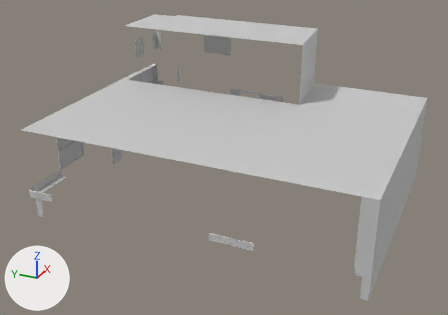
Two versions of the FBX model Assets/FBX/City/Building_02/Fbx/Building_02.FBX, one commit apart.
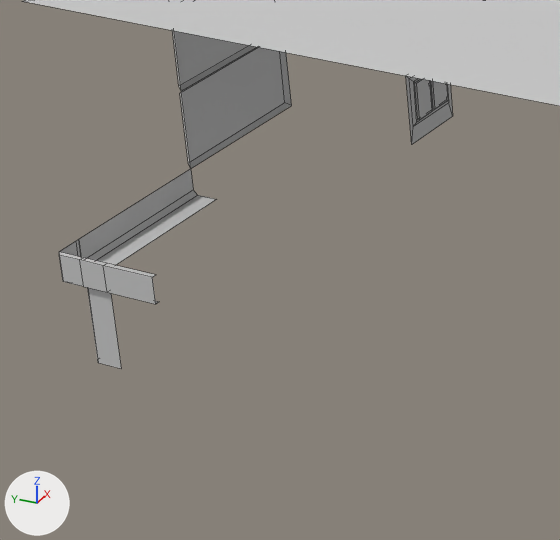
The first picture shows the older version from a 50 mm camera at (-0.634, -0.562, 0.413) aimed at (0.115, -0.225, 0.038). The close-ups show both versions on the part from 3% to 33% of the width and 41% to 82% of the height of that picture; other places that the commit changed are outside them. Every picture has the same lights, and +X, +Y and +Z are marked at lower left. The close-ups show mesh edges as thin lines. Where no turn or scale is listed for an object, it has been applied to the vertices. Vertices at the same position are counted once.

Names of what the first close-up shows: 'B02_Carton', 'B02_Corner (1)', 'B02_FrontPane(1)', 'B02_Glass (1)', 'B02_PanelLight (1)'.
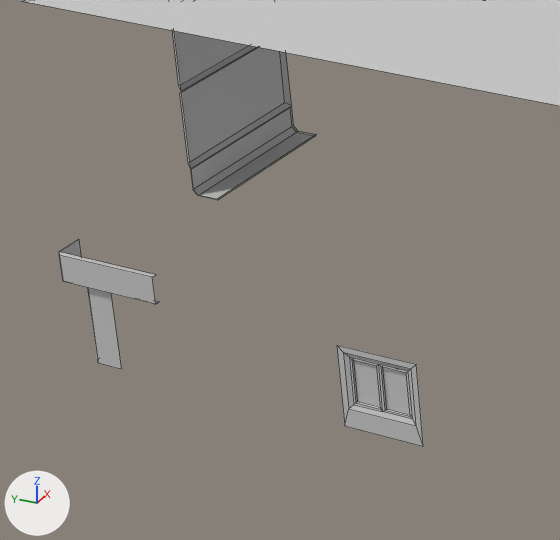
Scene script edits in JSON lines:
```json
{"block": "me_mesh_008", "where": "me_mesh_008.from_pydata(...)  # 8 vertices, 3 faces; spans x -0.06..0.0, y -0.01..0.0, z 0.0..0.01"}
{"block": "me_mesh_008", "where": "# used by ob_b02_panellight__1; location = (0.03, 0.005, 0.0)"}
{"block": "me_mesh_008", "where": "# verts and faces of me_mesh_008; kept vertices keep their numbers, new ones are numbered from 8"}
{"block": "me_mesh_008", "where": "# before: 0 (0.0, -0.0017, 0.0) at pixel (197, 195), 1 (-0.06, 0.0, 0.0017), 2 (0.0, 0.0, 0.01) at pixel (190, 168), 3 (-0.06, 0.0, 0.01) at pixel (78, 239), 4 (0.0, -0.01, 0.0) at pixel (216, 199)"}
{"block": "me_mesh_008", "where": "# before: 5 (-0.06, -0.01, 0.0), 6 (0.0, 0.0, 0.0017) at pixel (193, 189), 7 (-0.06, -0.0017, 0.0)"}
{"block": "me_mesh_008", "change": "me_mesh_008 part 1"}
{"op": "add", "block": "me_mesh_008", "code": "delete_faces([(1, 3, 2, 6), (0, 4, 5, 7), (0, 7, 1, 6)])"}
{"op": "add", "block": "me_mesh_008", "code": "verts[8] = (-0.0595, 0.0006, 0.0093)  # pixel (190, 169)"}
{"op": "add", "block": "me_mesh_008", "code": "verts[9] = (-0.0595, -0.01, -0.0006)  # pixel (217, 200)"}
{"op": "add", "block": "me_mesh_008", "code": "verts[10] = (-0.0595, -0.0014, -0.0006)  # pixel (198, 195)"}
{"op": "add", "block": "me_mesh_008", "code": "verts[11] = (-0.0595, 0.0006, 0.0014)  # pixel (192, 189)"}
{"op": "add", "block": "me_mesh_008", "code": "for new, old in zip([*range(12, 16)], [*range(8, 12)]): verts[new] = verts[old] + (0.059, 0.0, 0.0)"}
{"op": "add", "block": "me_mesh_008", "code": "faces += [(8, 12, 15, 11), (9, 10, 14, 13), (10, 11, 15, 14), (2, 12, 8, 3), (2, 6, 15, 12), (0, 14, 15, 6)]"}
{"op": "add", "block": "me_mesh_008", "code": "faces += [(0, 4, 13, 14), (4, 5, 9, 13), (5, 7, 10, 9), (1, 11, 10, 7), (1, 3, 8, 11)]"}
{"op": "set", "path": "ob_b02_glass__1.location", "old": "(0.18, -0.005, -0.03)", "new": "(-0.04, -0.105, -0.03)"}
{"op": "set", "path": "ob_b02_glass__1.rotation_euler", "old": "(1.571, 0.0, 3.142)", "new": "(1.571, 0.0, -1.571)", "note": "degrees (90, 0, 180) -> degrees (90, 0, -90)"}
{"op": "set", "path": "ob_b02_panellight__1.location", "old": "(0.03, 0.005, 0.0)", "new": "(0.09, 0.005, 0.0)"}
```

What differs and where, as boxes (x1, y1, x2, y2) in the close-ups (560 x 540 px):
```json
{"object": "B02_PanelLight (1)", "change": "reshaped, moved", "before": [79, 169, 216, 265], "after": [191, 106, 316, 200], "on screen": "9% narrower"}
{"object": "B02_Glass (1)", "change": "moved, turned", "before": [406, 76, 453, 144], "after": [337, 345, 423, 446]}
```
